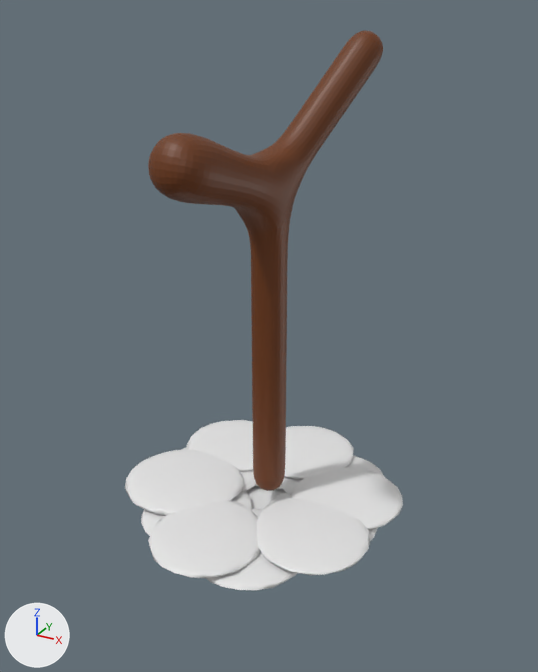
The FBX model Pawns/Fruits/Grapes/Grapes.fbx: old version first, new version second.
Rendered twice from a 50 mm camera at (0.232, -0.422, 0.415) aimed at (0.0, 0.0, 0.204). The lights are fixed; the arrows at lower left show +X, +Y and +Z.

The scene before the commit, as lines of its bpy script (objects in view):
```python
me_sphere = bpy.data.meshes.new('Sphere')
me_sphere.from_pydata(...)  # 1824 vertices, 2048 faces; spans x -1.14..0.97, y -1.09..1.1, z -0.4..2.12
me_sphere.materials.append(mat_parttocolor)  # white #e7e7e7
me_vert = bpy.data.meshes.new('Vert')
me_vert.from_pydata(...)  # 4354 vertices, 4352 faces; spans x -0.31..0.49, y -0.96..0.72, z 0.02..3.28
me_vert.materials.append(mat_brown)  # brown #6d370b
ob_grapes = bpy.data.objects.new('Grapes', me_sphere)
ob_grapes.parent = ob_stem
ob_grapes.location = (0.0, 0.0, -0.195)
ob_grapes.scale = (1.0, 1.0, 0.1)
ob_stem = bpy.data.objects.new('Stem', me_vert)
ob_stem.location = (0.0, 0.0, 0.0745)
ob_stem.scale = (0.1, 0.1, 0.1)
```
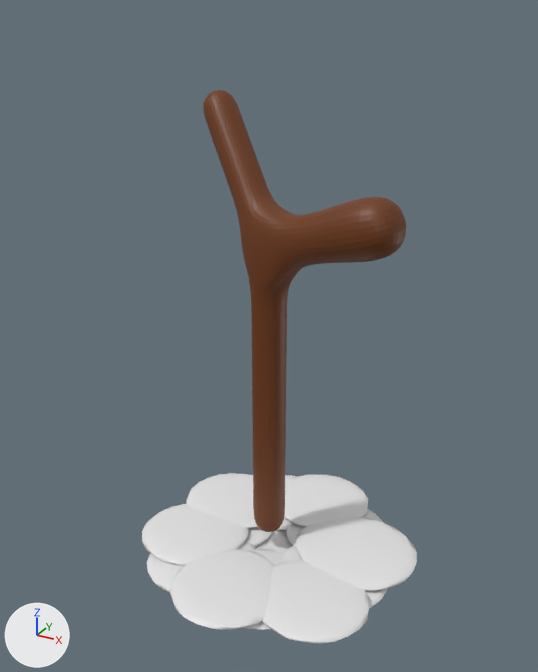
The change in detail:
Object 'Stem' (ob_stem) moves from (0.0, 0.0, 0.0745) to (0.0, 0.0, 0.0356).
Object 'Stem' (ob_stem) turns from (0, 0, 0) to (0, 0, 90) degrees about x, y and z.
Object 'Grapes' (ob_grapes) moves from (0.0, 0.0, -0.195) to (0.00557, 0.0, -0.225).
Object 'Grapes' (ob_grapes) turns from (0, 0, 0) to (2.6, 0, 90) degrees about x, y and z.

Location of each change, [x1, y1, x2, y2] in pixels of the pictures (538 x 672 px):
'Grapes', moved, turned
    before: [125, 420, 403, 590]
    after: [142, 473, 417, 644]
'Stem', moved, turned
    before: [148, 30, 383, 491]
    after: [203, 90, 406, 532]
